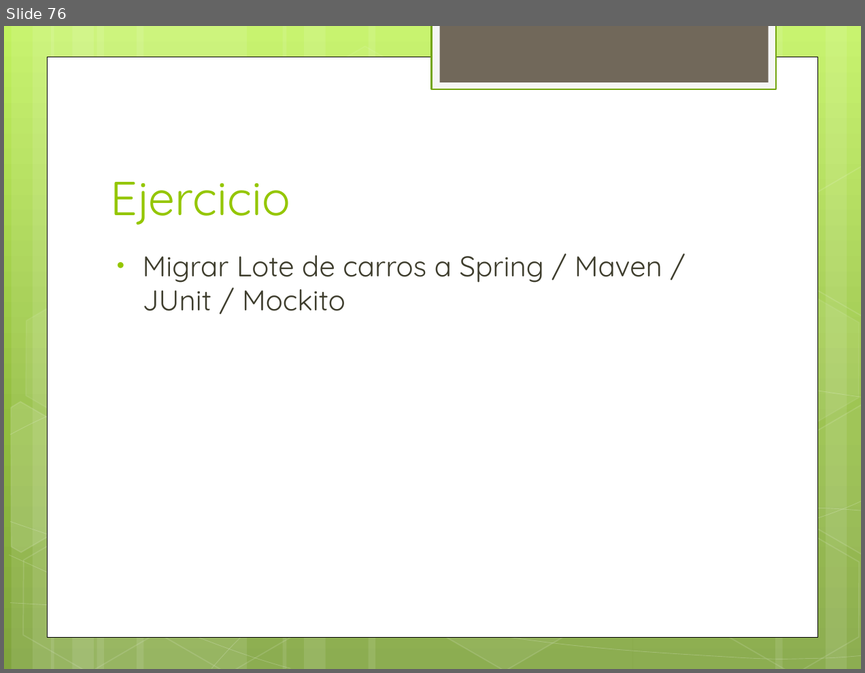
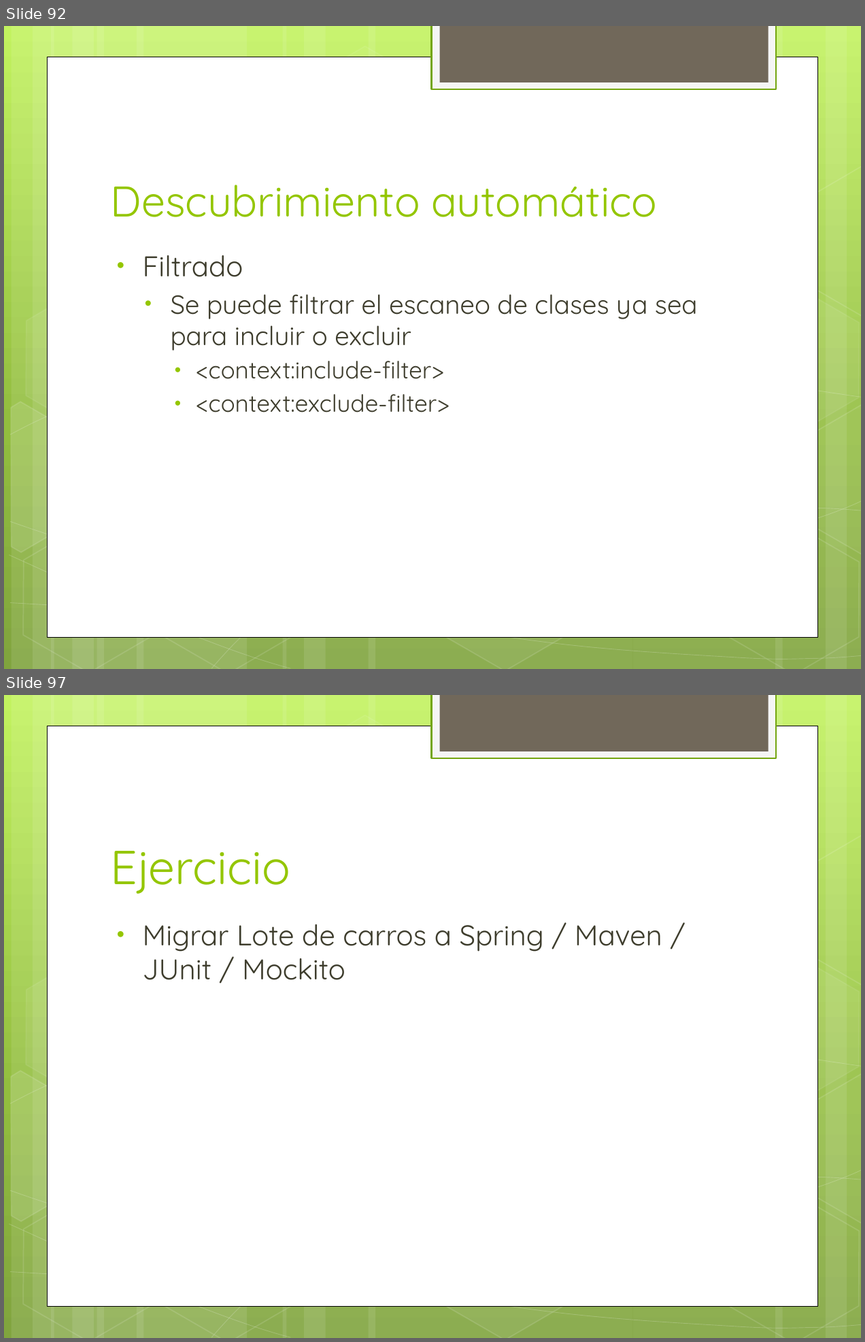
Before and after one commit to jdmr/CursoSpring, a slide deck: Presentation1.pptx. Shown one above the other, each under a label of ours: slide 76 before the commit, slides 92 and 97 after it; the slides between them are not shown. The pictures are 865x673 and 865x1342 pixels, drawn with LibreOffice and Linux fonts; fonts in the diff are those of the drawing. Boxes give left, top, right and bottom in pixels: in the first picture for what was removed or moved away, otherwise in the second. Text is boxed around its words. In the diff, an @@ line names an element or a change of style, - is before the commit and + after.

```diff
--- a/Presentation1.pptx
+++ b/Presentation1.pptx
@@ slide 92 added at <box>4,26,861,669</box>, background gradient #C3F35F to #93BF3F to #81A53E; not listed: 31 template elements that a slide beside it also shows @@
@@ title added at <box>110,184,657,217</box>, 36 pt, text #94C600 @@
+Descubrimiento automático
@@ text added at <box>143,255,698,412</box>, 22 pt, text #3E3D2D @@
+• Filtrado
+  • Se puede filtrar el escaneo de clases ya sea para incluir o excluir
+    • <context:include-filter>
+    • <context:exclude-filter>
@@ what was slide 76 is now slide 97 @@
```
Also in this commit, not shown: 49 other slides added.
